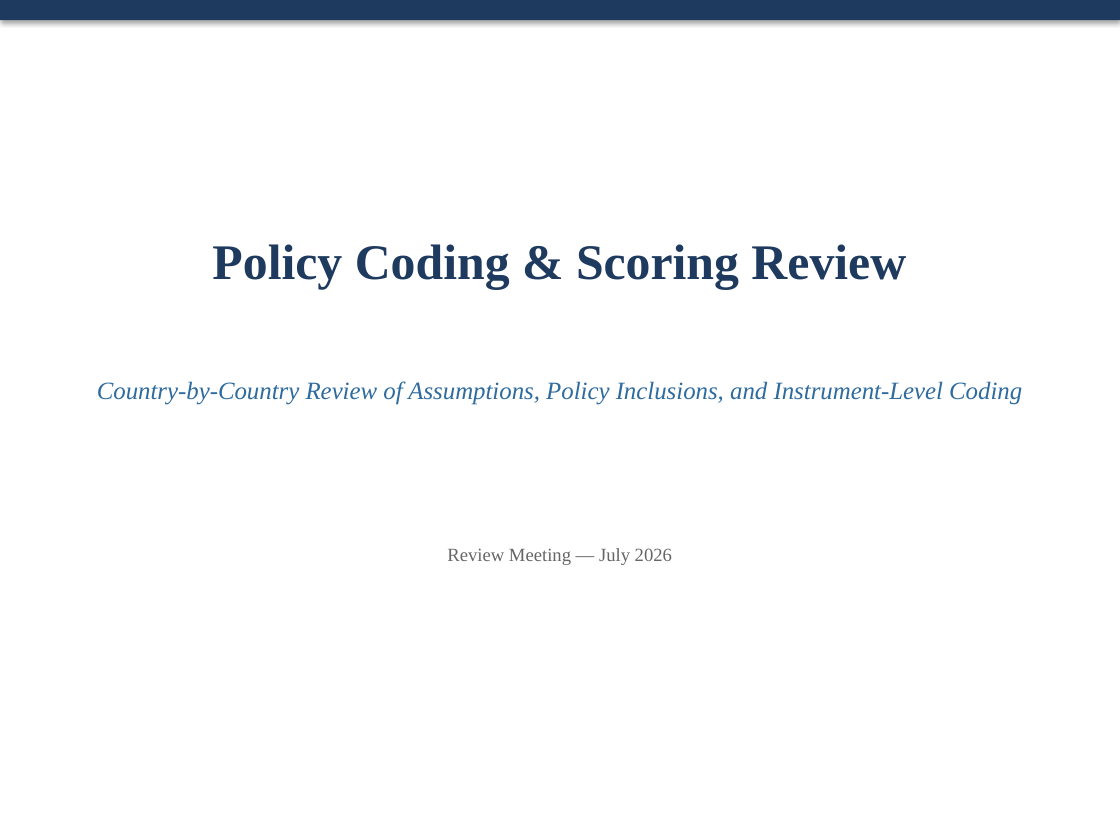
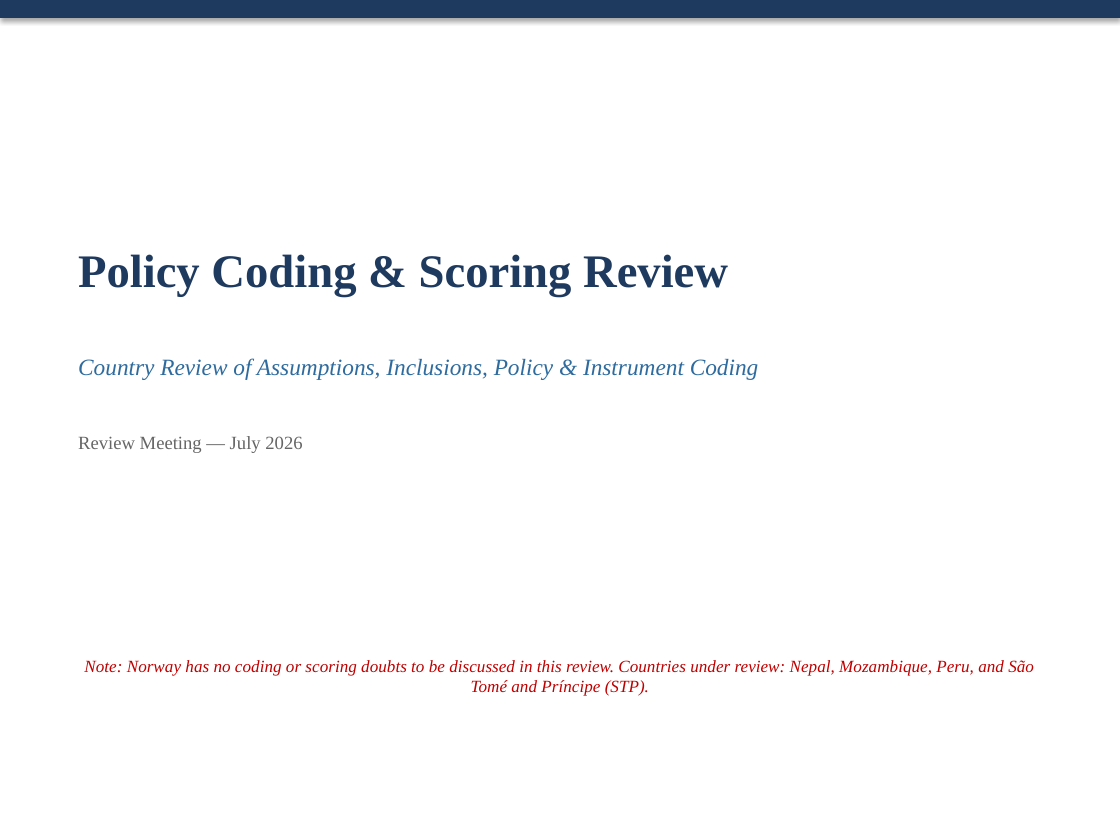
Before and after one commit to shivrain/Thinkswiss, a slide deck: slide 1 of Policy_Coding_Scoring_Review.pptx. Drawn at 1120x840 pixels with LibreOffice and Linux fonts; fonts in the diff are those of the drawing. Boxes give left, top, right and bottom in pixels: in the first picture for what was removed or moved away, otherwise in the second. Text is boxed around its words. In the diff, an @@ line names an element or a change of style, - is before the commit and + after.

```diff
--- a/Policy_Coding_Scoring_Review.pptx
+++ b/Policy_Coding_Scoring_Review.pptx
@@ rectangle removed at (x1=0, y1=0, x2=1120, y2=840) @@
@@ text "Policy Coding & Scoring Review" moved from (x1=212, y1=244, x2=906, y2=289) to (x1=78, y1=254, x2=728, y2=297) @@
@@ text "Policy Coding & Scoring Review" at (x1=78, y1=254, x2=728, y2=297): size 32 to 30 pt; alignment centre to left @@
@@ text at (x1=78, y1=359, x2=759, y2=380): text changed; size 16 to 15 pt @@
-Country-by-Country Review of Assumptions, Policy Inclusions, and Instrument-Level Coding
+Country Review of Assumptions, Inclusions, Policy & Instrument Coding
@@ text "Review Meeting — July 2026" moved from (x1=447, y1=548, x2=672, y2=565) to (x1=78, y1=436, x2=302, y2=453) @@
@@ text "Review Meeting — July 2026" at (x1=78, y1=436, x2=302, y2=453): alignment centre to left @@
@@ text added at (x1=84, y1=660, x2=1034, y2=696), 11 pt, text #C00000, italic @@
+Note: Norway has no coding or scoring doubts to be discussed in this review. Countries under review: Nepal, Mozambique, Peru, and São Tomé and Príncipe (STP).
```
Also in this commit, not shown: 4 other slides changed, 2 slides removed, 1 other file.
